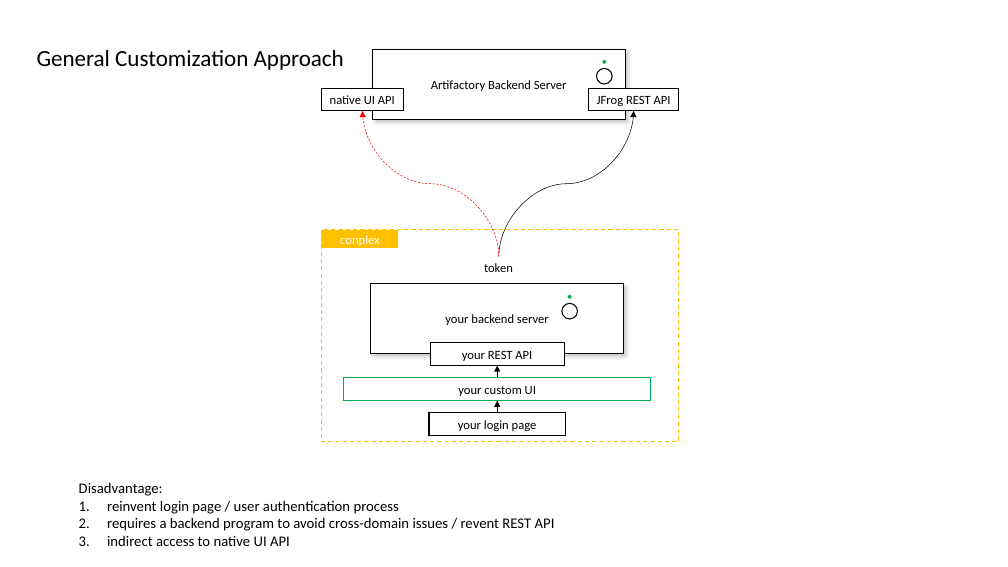
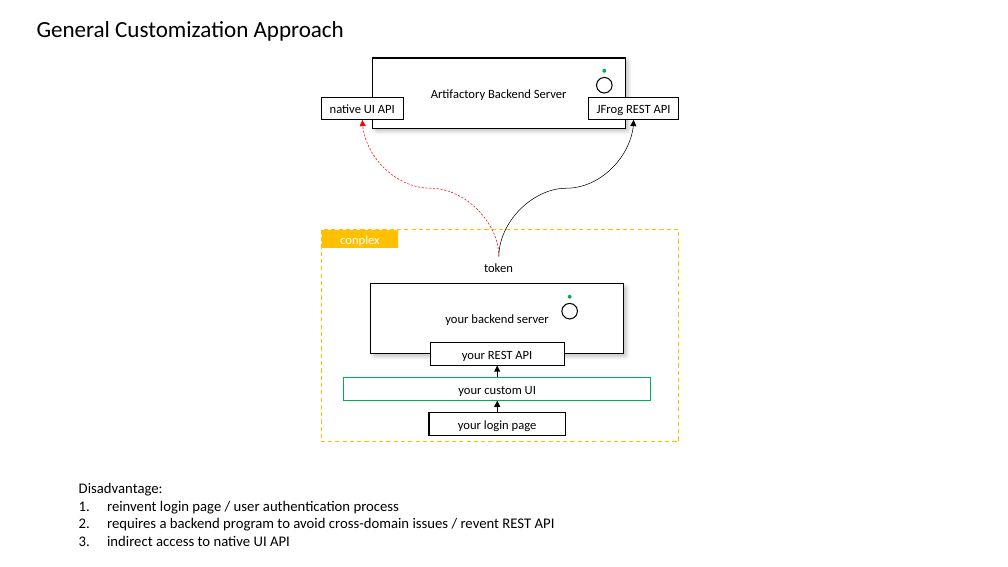
Before and after one commit to JFrogChina/JFrog-UI-Chinese-Plugins, a slide deck: slide 2 of images/design.pptx. Drawn at 1008x567 pixels with LibreOffice and Linux fonts; fonts in the diff are those of the drawing. Boxes give left, top, right and bottom in pixels: in the first picture for what was removed or moved away, otherwise in the second. Text is boxed around its words. In the diff, an @@ line names an element or a change of style, - is before the commit and + after.

```diff
--- a/images/design.pptx
+++ b/images/design.pptx
@@ text "General Customization Approach": place and size @@
-text "General Customization Approach" at [37, 50, 344, 70]
+text "General Customization Approach" at [37, 21, 344, 41]
@@ 3 rectangles, 2 ellipses: place and size @@
-3 rectangles, 2 ellipses at [321, 49, 679, 120]
+3 rectangles, 2 ellipses at [321, 58, 679, 129]
@@ curved arrow moved from (499, 256) - (362, 111) to (499, 256) - (362, 120) @@
@@ curved arrow moved from (499, 256) - (634, 111) to (499, 256) - (634, 120) @@
```
Also in this commit, not shown: 2 other slides changed.
